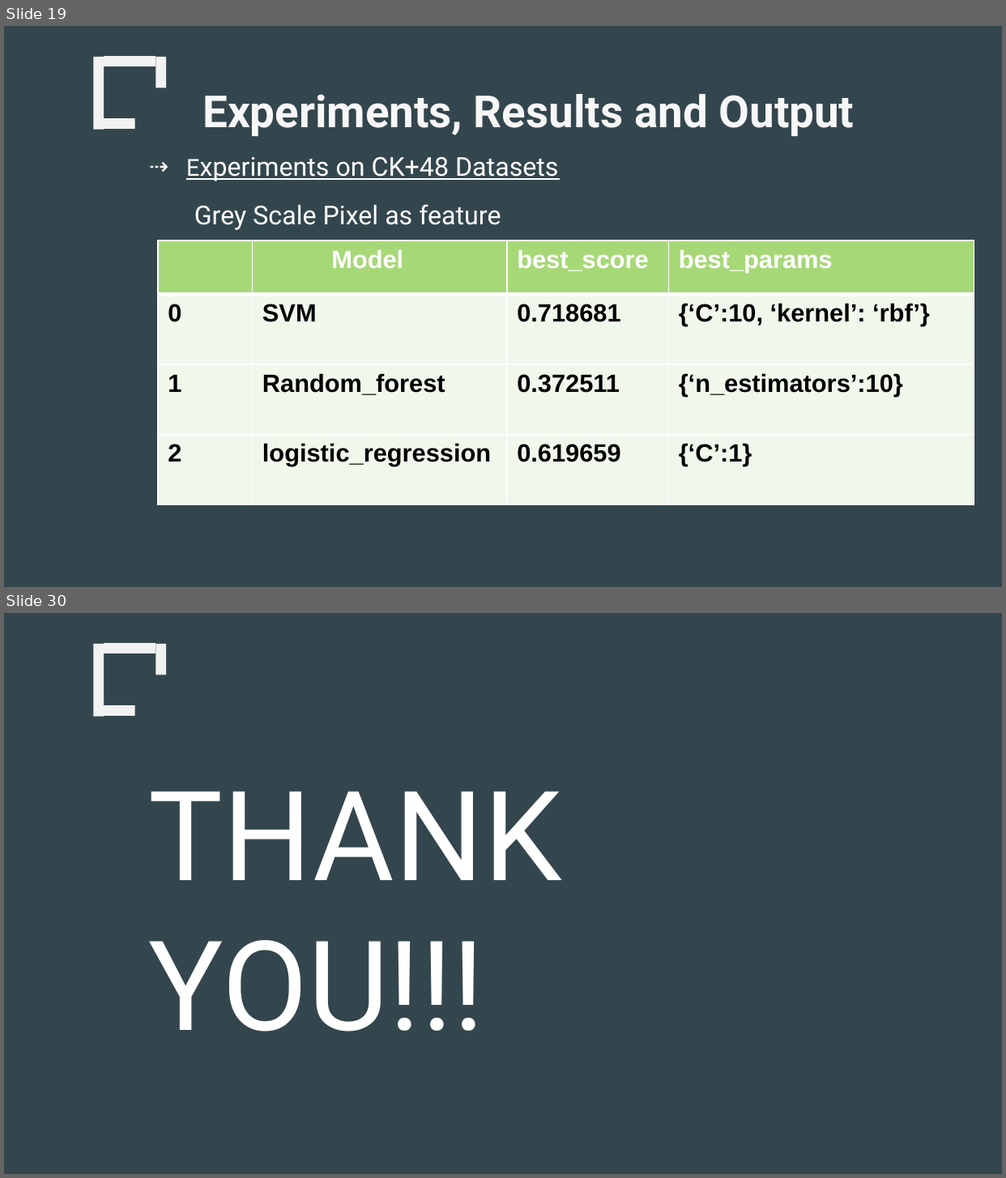
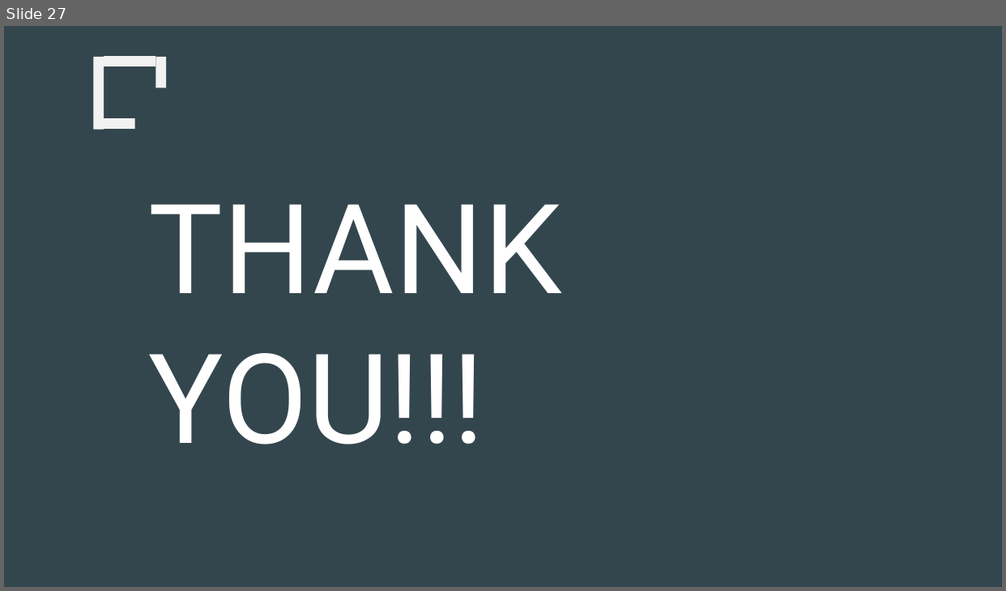
Before and after one commit to pawanagraharii/Facial-Emotion-Recognition-Using-Machine-Learning, a slide deck: PresentationSlides/230277162_PawanAgrahari_PresentationSlide_FacialEmotionDetectionUsingMachineLearning_2024.pptx. Shown one above the other, each under a label of ours: slides 19 and 30 before the commit, slide 27 after it; the slides between them are not shown. The pictures are 1006x1178 and 1006x591 pixels, drawn with LibreOffice and Linux fonts; fonts in the diff are those of the drawing. Boxes give left, top, right and bottom in pixels: in the first picture for what was removed or moved away, otherwise in the second. Text is boxed around its words. In the diff, an @@ line names an element or a change of style, - is before the commit and + after.

```diff
--- a/PresentationSlides/230277162_PawanAgrahari_PresentationSlide_FacialEmotionDetectionUsingMachineLearning_2024.pptx
+++ b/PresentationSlides/230277162_PawanAgrahari_PresentationSlide_FacialEmotionDetectionUsingMachineLearning_2024.pptx
@@ slide 19 removed at box(4, 26, 1002, 587), background #34464D; not listed: 5 template elements that a slide beside it also shows @@
@@ text removed at box(202, 94, 854, 136) @@
-Experiments, Results and Output
@@ text removed at box(194, 157, 558, 230) @@
-⇢ Experiments on CK+48 Datasets
-Grey Scale Pixel as feature
@@ table removed at box(158, 241, 974, 505), 4 rows, 4 columns @@
- | Model | best_score | best_params
-0 | SVM | 0.718681 | {‘C’:10, ‘kernel’: ‘rbf’}
-1 | Random_forest | 0.372511 | {‘n_estimators’:10}
-2 | logistic_regression | 0.619659 | {‘C’:1}
@@ what was slide 30 is now slide 27 @@
```
Also in this commit, not shown: 14 slides changed, 12 slides added, 14 other slides removed, 1 other file.
